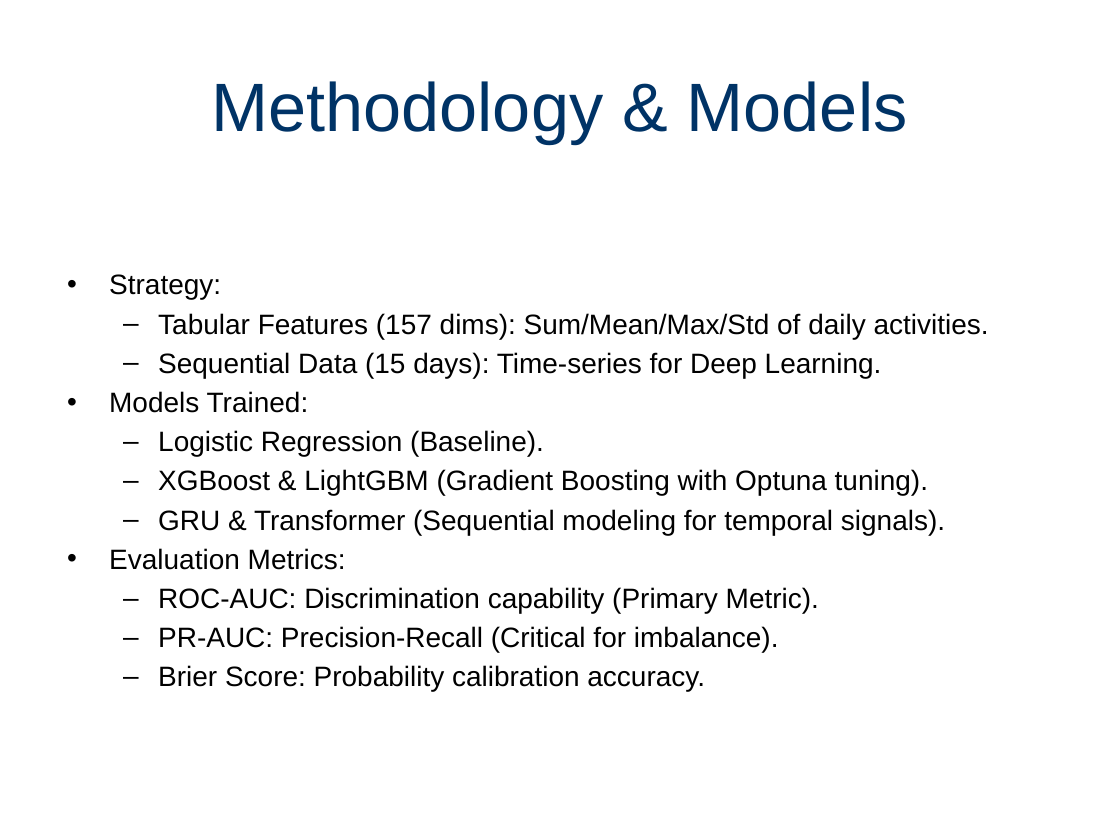
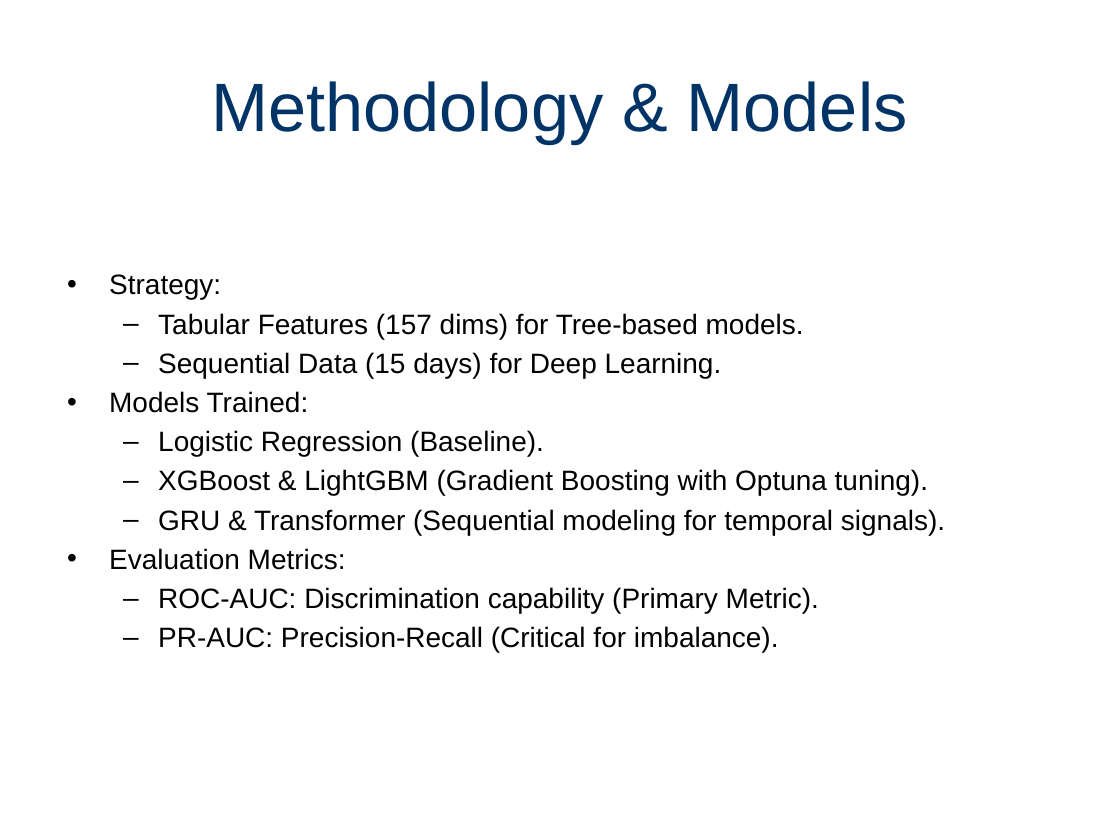
Before and after one commit to Paulino-Cristovao/churn_predictions, a slide deck: slide 4 of Presentations_Resultats_Projet.pptx. Drawn at 1120x840 pixels with LibreOffice and Linux fonts; fonts in the diff are those of the drawing. Boxes give left, top, right and bottom in pixels: in the first picture for what was removed or moved away, otherwise in the second. Text is boxed around its words. In the diff, an @@ line names an element or a change of style, - is before the commit and + after.

```diff
--- a/Presentations_Resultats_Projet.pptx
+++ b/Presentations_Resultats_Projet.pptx
@@ text at bbox=[158, 313, 804, 378]: text changed @@
-  – Tabular Features (157 dims): Sum/Mean/Max/Std of daily activities.
-  – Sequential Data (15 days): Time-series for Deep Learning.
+  – Tabular Features (157 dims) for Tree-based models.
+  – Sequential Data (15 days) for Deep Learning.
@@ text at bbox=[158, 665, 705, 692]: paragraph removed @@
-  – Brier Score: Probability calibration accuracy.
```
Also in this commit, not shown: 5 other slides changed, 1 slide added, 1 slide removed, 1 other file.
